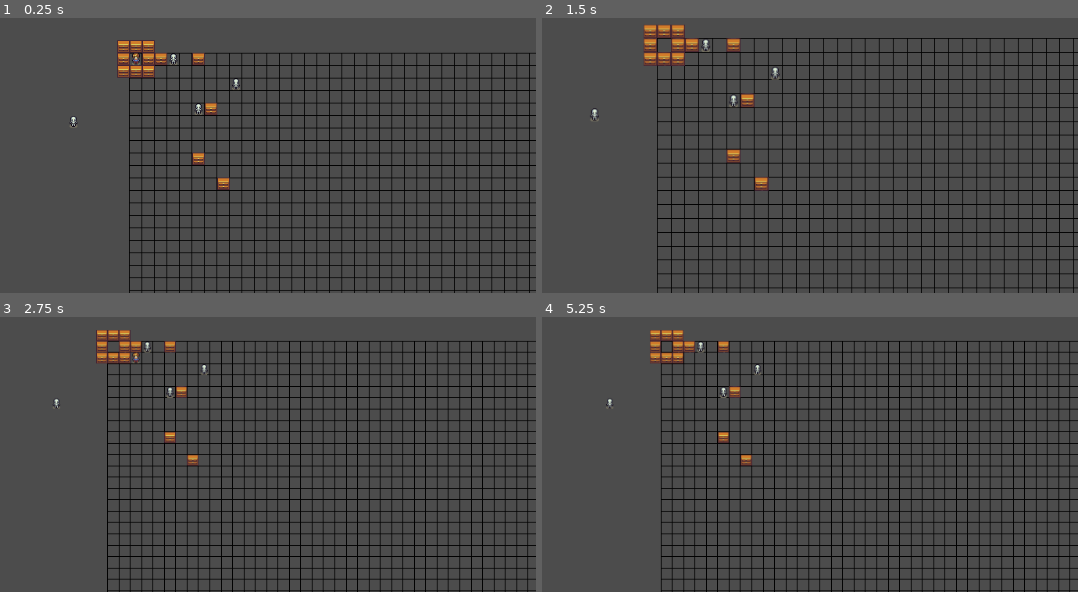
Above: before the commit, frames 1-4 (two rows, left to right).
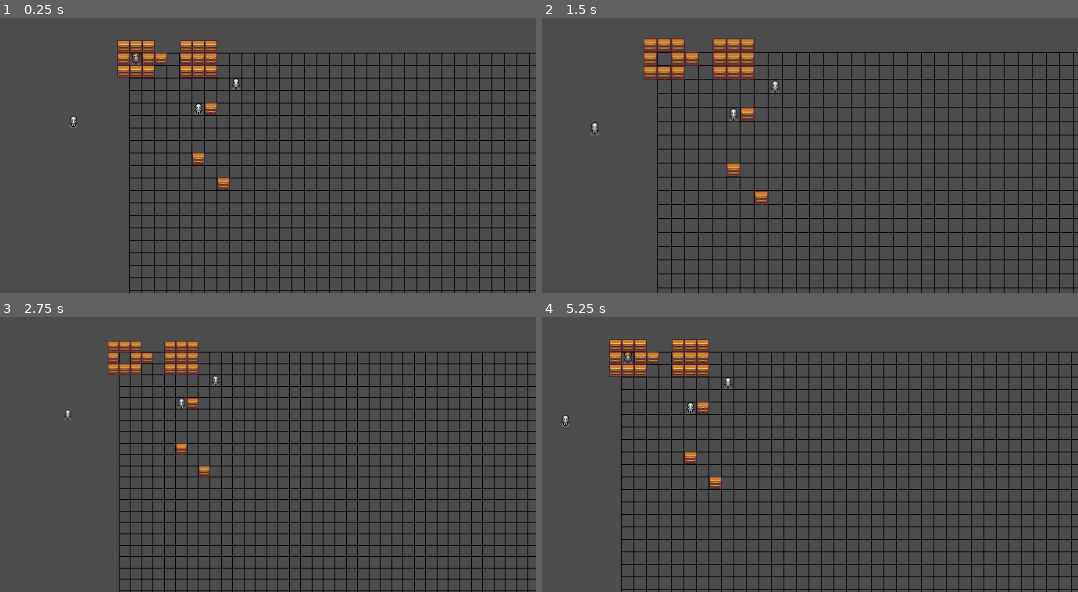
Above: after the commit, the same moments.

Repository: CalinDale/RogueGame
Game: Godot game, scene res://Scenes/game/Game.tscn
Same seed, same stepped clock (60 frames per second), same inputs: the game is played once before the commit and once after it.
Inputs (mouse positions are in pixels of both pictures, inside the frame that each line leads up to):
- Up to frame 1 (0.25 s): no input
- Up to frame 2 (1.5 s): tap Enter at 0.5 s; move the mouse to (852, 34) at 0.52 s; press the mouse at (852, 34) at 0.53 s; hold D (move_east) 0.53-1.28 s; tap Middle mouse button (zoom_reset) at 1.25 s; move the mouse to (outside the picture) at 1.27 s; release the mouse at (outside the picture) at 1.28 s; hold S (move_south) from 1.28 s (still down); tap Mouse wheel up (zoom_in) at 1.35 s
- Up to frame 3 (2.75 s): tap Middle mouse button (zoom_reset) at 2 s; move the mouse to (outside the picture) at 2.02 s; release S (move_south) at 2.03 s; hold D (move_east) from 2.03 s (still down); tap Mouse wheel down (zoom_out) at 2.1 s
- Up to frame 4 (5.25 s): tap Middle mouse button (zoom_reset) at 2.75, 3.5, 4.25 s; move the mouse to (638, 451) at 2.77 s; release D (move_east) at 2.78 s; hold W (move_north) 2.78-3.53 s; click (638, 451) at 2.85 s; move the mouse to (917, 427) at 3.52 s; hold A (move_west) 3.53-5.03 s; tap Mouse wheel up (zoom_in) at 3.6 s; move the mouse to (outside the picture) at 4.27 s; tap Mouse wheel down (zoom_out) at 4.35 s; move the mouse to (718, 358) at 5.02 s; press the mouse at (718, 358) at 5.03 s; hold S (move_south) from 5.03 s (still down)

The runs differ from the first frame. In frame 1, 0.9% of the frame differs, in the area x 31-41%, y 8-22%; in frame 2, 3.9%; in frame 3, 3.2%; in frame 4, 23%, in the area x 3-100%, y 4-100%.
Error after the commit: Trying to assign value of type 'Nil' to a variable of type 'Vector2'. (res://Scenes/pawn/Pawn.gd:15)

Commit message:
Implemented Controller switching
controller manager now does controller switching. paths to grid and start controller are hardcoded into it for now.

Diff:
--- a/Scenes/player/Controller.gd
+++ b/Scenes/controller/Controller.gd
@@ -2,12 +2,12 @@
 
 onready var _pawn: Pawn = get_parent()
 onready var _move_pause: Timer = get_node("MovePause")
+# onready var Controller: PackedScene = preload("res://Scenes/controller/Controller.tscn")
 
 var direction :Vector2 = Vector2()
 
 # Called when the node enters the scene tree for the first time.
 func _ready():
-	_pawn.get_parent().connect("pawn_clicked", self, "_on_Grid_pawn_clicked")
 	pass # Replace with function body.
 
 func _unhandled_input(event: InputEvent) -> void:
@@ -28,15 +28,6 @@
 			int(event.is_action_pressed("move_south")) - int(event.is_action_pressed("move_north"))
 	)
 
-func _on_Grid_pawn_clicked(clicked_pawn: Pawn):
-	_move_controller_to_pawn(clicked_pawn)
-
-func _move_controller_to_pawn(target_pawn: Pawn):
-	pass
-	#pack controller as a scene
-	#place controller as child of pawn
-	# remove this controller
-
 # Called every frame. 'delta' is the elapsed time since the previous frame.
 #func _process(delta):
 #	pass
--- /dev/null
+++ b/Scenes/controller/Controller.tscn
@@ -0,0 +1,21 @@
+[gd_scene load_steps=4 format=2]
+
+[ext_resource path="res://Scenes/controller/Controller.gd" type="Script" id=1]
+[ext_resource path="res://Scenes/controller/Camera2D.gd" type="Script" id=2]
+[ext_resource path="res://Scenes/controller/MovePause.gd" type="Script" id=3]
+
+[node name="Controller" type="Node2D"]
+script = ExtResource( 1 )
+
+[node name="Camera2D" type="Camera2D" parent="."]
+current = true
+drag_margin_h_enabled = false
+drag_margin_v_enabled = false
+script = ExtResource( 2 )
+
+[node name="MovePause" type="Timer" parent="."]
+wait_time = 0.3
+one_shot = true
+script = ExtResource( 3 )
+_timer_min = 0.01
+[connection signal="timeout" from="MovePause" to="MovePause" method="_on_MovePause_timeout"]
--- a/Scenes/game/Game.tscn
+++ b/Scenes/game/Game.tscn
@@ -6,6 +6,7 @@
 [ext_resource path="res://Scenes/obstacle/Obstacle.tscn" type="PackedScene" id=4]
 [ext_resource path="res://Scenes/pawn/Pawn.tscn" type="PackedScene" id=5]
 [ext_resource path="res://sprites/Lanea Zimmerman Tiny16 basic/characters.png" type="Texture" id=6]
+[ext_resource path="res://scripts/ControllerManager.gd" type="Script" id=7]
 
 [node name="Game" type="Node"]
 
@@ -19,11 +20,34 @@
 
 [node name="Player" parent="Grid" instance=ExtResource( 3 )]
 position = Vector2( 8, 8 )
-collision = 0
 
 [node name="Obstacle" parent="Grid" instance=ExtResource( 4 )]
 position = Vector2( 24, 8 )
 collision = 0
+
+[node name="Obstacle10" parent="Grid" instance=ExtResource( 4 )]
+position = Vector2( 104, 8 )
+
+[node name="Obstacle11" parent="Grid" instance=ExtResource( 4 )]
+position = Vector2( 104, -8 )
+
+[node name="Obstacle12" parent="Grid" instance=ExtResource( 4 )]
+position = Vector2( 88, -8 )
+
+[node name="Obstacle13" parent="Grid" instance=ExtResource( 4 )]
+position = Vector2( 72, -8 )
+
+[node name="Obstacle14" parent="Grid" instance=ExtResource( 4 )]
+position = Vector2( 72, 8 )
+
+[node name="Obstacle15" parent="Grid" instance=ExtResource( 4 )]
+position = Vector2( 72, 24 )
+
+[node name="Obstacle16" parent="Grid" instance=ExtResource( 4 )]
+position = Vector2( 88, 24 )
+
+[node name="Obstacle17" parent="Grid" instance=ExtResource( 4 )]
+position = Vector2( 104, 24 )
 
 [node name="Obstacle2" parent="Grid" instance=ExtResource( 4 )]
 position = Vector2( 24, -8 )
@@ -50,8 +74,8 @@
 position = Vector2( 24, 24 )
 
 [node name="Pawn" parent="Grid" instance=ExtResource( 5 )]
-editor/display_folded = true
-position = Vector2( 56, 8 )
+position = Vector2( 88, 8 )
+collision = 0
 
 [node name="Sprite" parent="Grid/Pawn" index="0"]
 texture = ExtResource( 6 )
@@ -85,6 +109,9 @@
 region_enabled = true
 region_rect = Rect2( 160, 0, 16, 16 )
 
+[node name="ControllerManager" type="Node" parent="."]
+script = ExtResource( 7 )
+
 [editable path="Grid/Pawn"]
 
 [editable path="Grid/Pawn2"]
--- a/Scenes/player/Player.tscn
+++ b/Scenes/player/Player.tscn
@@ -1,30 +1,14 @@
-[gd_scene load_steps=6 format=2]
+[gd_scene load_steps=4 format=2]
 
 [ext_resource path="res://Scenes/pawn/Pawn.tscn" type="PackedScene" id=1]
-[ext_resource path="res://Scenes/player/Camera2D.gd" type="Script" id=2]
-[ext_resource path="res://sprites/Lanea Zimmerman Tiny16 basic/characters.png" type="Texture" id=3]
-[ext_resource path="res://Scenes/player/Controller.gd" type="Script" id=4]
-[ext_resource path="res://Scenes/player/MovePause.gd" type="Script" id=5]
+[ext_resource path="res://sprites/Lanea Zimmerman Tiny16 basic/characters.png" type="Texture" id=2]
+[ext_resource path="res://Scenes/controller/Controller.tscn" type="PackedScene" id=3]
 
 [node name="Player" instance=ExtResource( 1 )]
 
-[node name="Camera2D" type="Camera2D" parent="." index="0"]
-current = true
-drag_margin_h_enabled = false
-drag_margin_v_enabled = false
-script = ExtResource( 2 )
-
-[node name="Sprite" parent="." index="1"]
-texture = ExtResource( 3 )
+[node name="Sprite" parent="." index="0"]
+texture = ExtResource( 2 )
 region_enabled = true
 region_rect = Rect2( 64, 0, 16, 16 )
 
-[node name="Controller" type="Node2D" parent="." index="2"]
-script = ExtResource( 4 )
-
-[node name="MovePause" type="Timer" parent="Controller" index="0"]
-wait_time = 0.3
-one_shot = true
-script = ExtResource( 5 )
-_timer_min = 0.01
-[connection signal="timeout" from="Controller/MovePause" to="Controller/MovePause" method="_on_MovePause_timeout"]
+[node name="Controller" parent="." index="1" instance=ExtResource( 3 )]
--- /dev/null
+++ b/scripts/ControllerManager.gd
@@ -0,0 +1,26 @@
+extends Node
+
+# Declare member variables here.
+const GRID_PATH: NodePath = NodePath("../Grid")
+const START_CONTROLLER_PATH: NodePath = NodePath("../Grid/Player/Controller")
+
+var controller: Node
+
+# Called when the node enters the scene tree for the first time.
+func _ready():
+	get_node(GRID_PATH).connect("pawn_clicked", self, "_on_Grid_pawn_clicked")
+	controller = get_node(START_CONTROLLER_PATH)
+	pass # Replace with function body.
+
+func _on_Grid_pawn_clicked(clicked_pawn: Pawn):
+	_move_controller_to_pawn(clicked_pawn)
+
+func _move_controller_to_pawn(target_pawn: Pawn):
+	var new_controller: Node = preload("res://Scenes/controller/Controller.tscn").instance()
+	target_pawn.add_child(new_controller)
+	controller.queue_free()
+	controller = new_controller
+
+# Called every frame. 'delta' is the elapsed time since the previous frame.
+#func _process(delta):
+#	pass
Renamed: Scenes/player/Camera2D.gd -> Scenes/controller/Camera2D.gd
Renamed: Scenes/player/MovePause.gd -> Scenes/controller/MovePause.gd
Not shown: 1 places in Scenes/game/Game.tscn that only renumber resources
